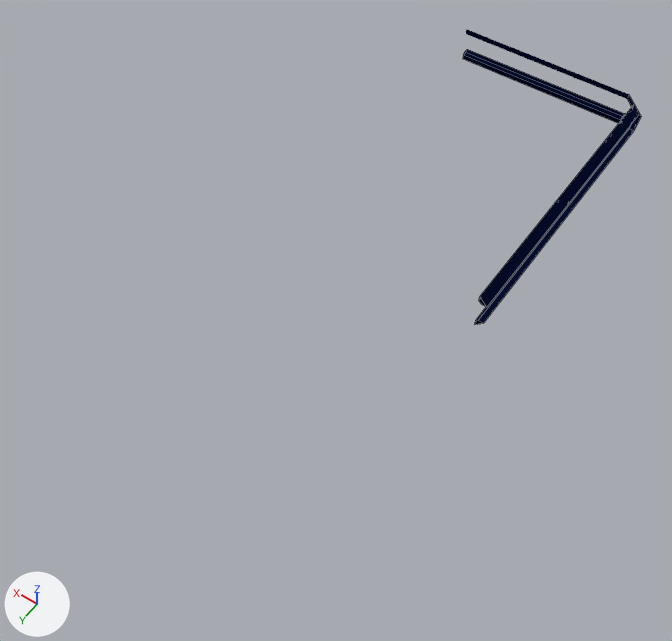
Before and after pictures for a commit that changed the Blender file 3D_models/cyberpunk_keyboard.blend.
Both versions are drawn from a camera (50 mm lens) standing at (-18.0, 335.0, 259.0) and looking at (90.0, 183.0, 20.0). Lighting does not change. The marker at lower left points along +X, +Y and +Z. Mesh edges are drawn as thin lines on the coarser meshes.
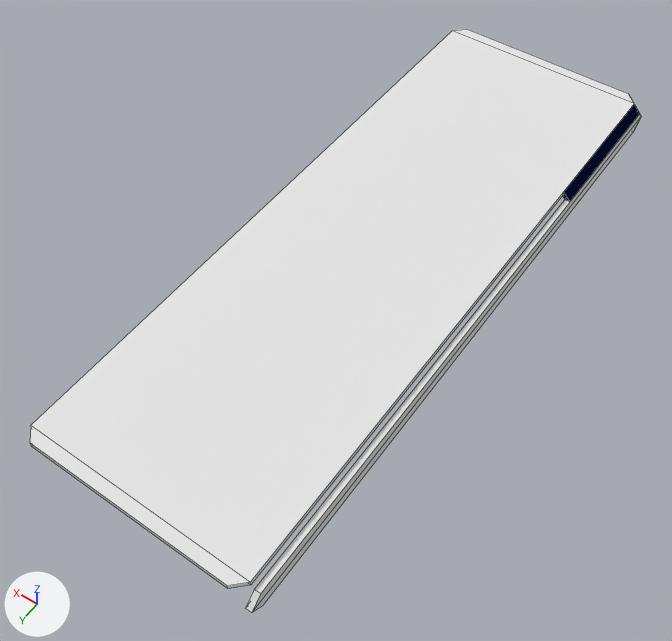
What the commit changed:
Object 'Plane.006' (ob_plane_006) moves from (50.2, 62.7, 39.2) to (50.2, 57.2, 39.2).
Object 'Plane.006' (ob_plane_006) is rescaled from (1.0, 1.0, 1.0) to (1.0, 1.0, 0.5).
Object 'Plane.004' (ob_plane_004) is now shown.
Object 'Plane.002' (ob_plane_002) is now shown.

Where the change shows, as pixel boxes [x1, y1, x2, y2] in the pictures (672 x 641 px):
'Plane.002', shown: after [30, 29, 634, 589]
'Plane.004', shown: after [246, 114, 641, 613]
'Plane.006', moved, rescaled (52% narrower, 52% shorter): before [479, 105, 640, 307]; after [563, 104, 640, 201]
'Plane.009', unchanged, covered by the edit: before [463, 49, 625, 123]
